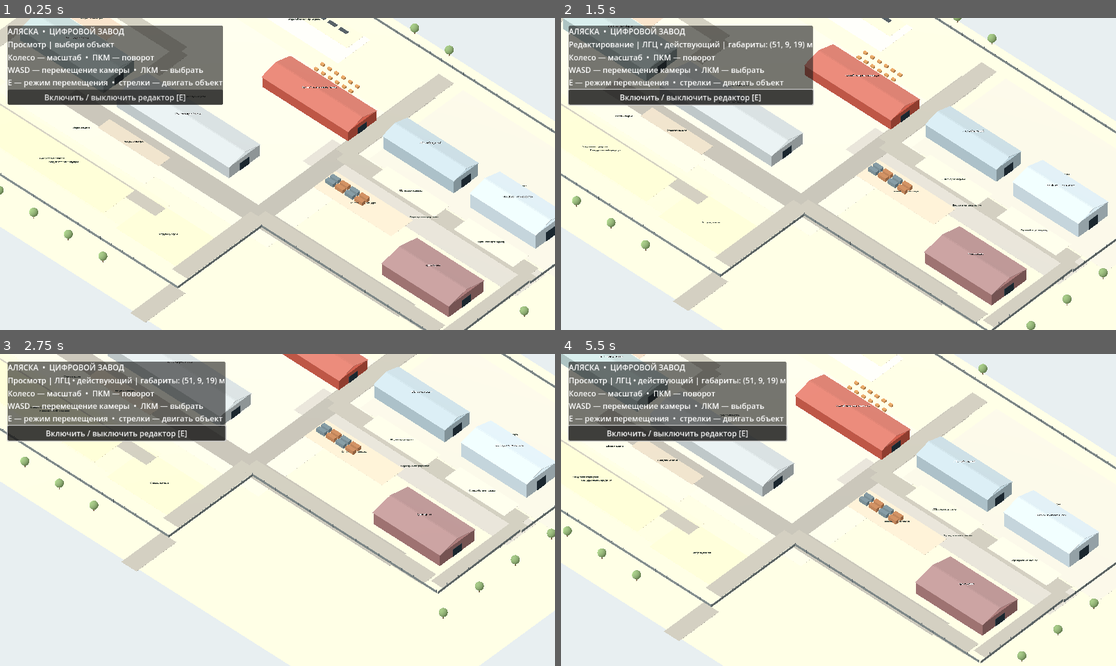
Above: before the commit, frames 1-4 (two rows, left to right).
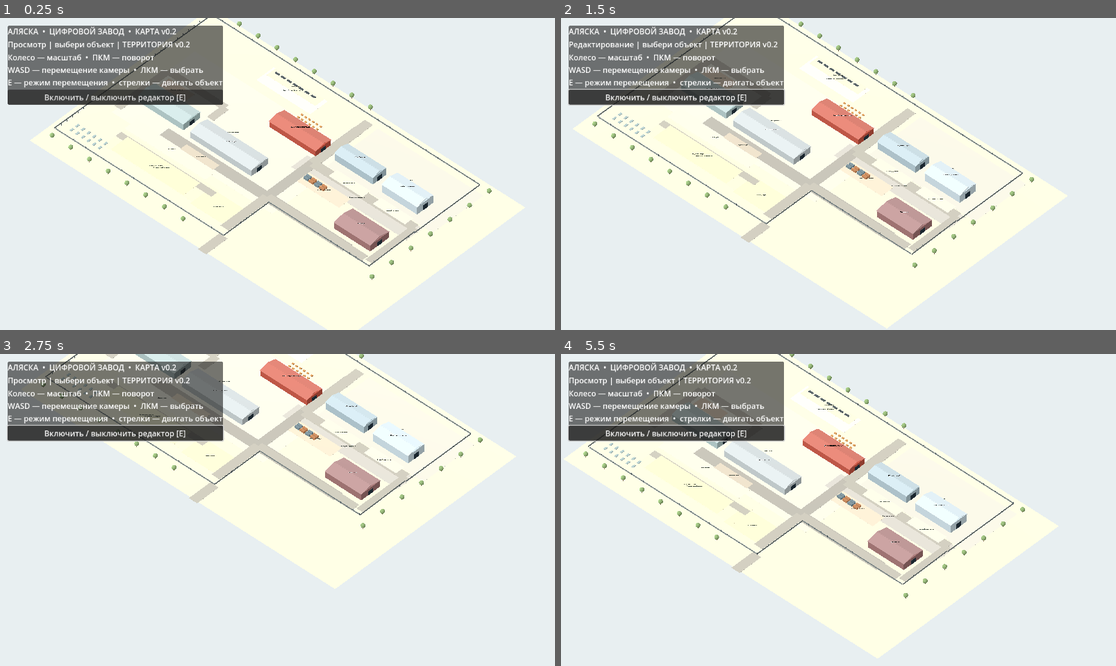
Above: after the commit, the same moments.

Repository: iliafreedive-del/gpt-factory
Game: Godot game, scene res://scenes/main.tscn
Two runs of this game, one before a commit and one after it. Both use one fixed random seed, a clock stepped at 60 frames per second and the inputs below.
Inputs (mouse positions are in pixels of both pictures, inside the frame that each line leads up to):
- Up to frame 1 (0.25 s): no input
- Up to frame 2 (1.5 s): click "Включить / выключить редактор…" at 0.5 s; tap Enter at 1.25 s; move the mouse to (960, 158) at 1.27 s; hold D from 1.28 s (still down); tap E at 1.35 s; click (960, 158) at 1.42 s
- Up to frame 3 (2.75 s): move the mouse to (166, 525) at 2.02 s; release D at 2.03 s; hold S from 2.03 s (still down); tap E at 2.1 s
- Up to frame 4 (5.5 s): move the mouse to (894, 441) at 2.77 s; release S at 2.78 s; hold D 2.78-3.53 s; tap E every 0.75 s from 2.85 to 5.1 s; move the mouse to (810, 572) at 3.52 s; hold W 3.53-4.28 s; click (810, 572) at 3.67 s; move the mouse to (1005, 556) at 4.27 s; hold A from 4.28 s (still down); move the mouse to (672, 463) at 5.02 s

The runs differ from the first frame. In frame 1, 26% of the frame differs, in the area x 0-100%, y 0-100%; in frame 2, 27%; in frame 3, 20%; in frame 4, 26%.

Commit message:
Add visible map version label and wider initial territory framing

Diff:
--- a/scripts/main.gd
+++ b/scripts/main.gd
@@ -3,7 +3,7 @@
 # 1 Godot world unit is 1 real metre. Initial dimensions/positions are estimates.
 var cam: Camera3D
 var target := Vector3(0, 0, 0)
-var distance := 165.0
+var distance := 305.0
 var azimuth := 0.75
 var elevation := 0.75
 var rotating := false
@@ -148,7 +148,7 @@
     var column := VBoxContainer.new()
     panel.add_child(column)
     var title := Label.new()
-    title.text = "АЛЯСКА  •  ЦИФРОВОЙ ЗАВОД"
+    title.text = "АЛЯСКА  •  ЦИФРОВОЙ ЗАВОД  •  КАРТА v0.2"
     column.add_child(title)
     info = Label.new()
     info.text = "1 единица = 1 метр | ПЛАНИРОВКА ПРЕДВАРИТЕЛЬНАЯ"
@@ -171,7 +171,7 @@
         caption += " | " + selected.name + " | габариты: " + str(dims) + " м"
     else:
         caption += " | выбери объект"
-    info.text = caption
+    info.text = caption + " | ТЕРРИТОРИЯ v0.2"
 
 func _unhandled_input(event: InputEvent) -> void:
     if event is InputEventMouseButton:
